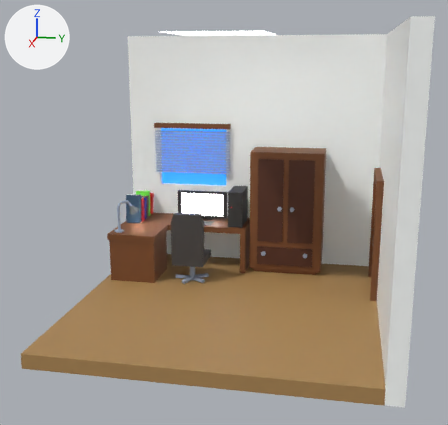
Two versions of the glTF model src/models/low_poly_room.glb, one commit apart.
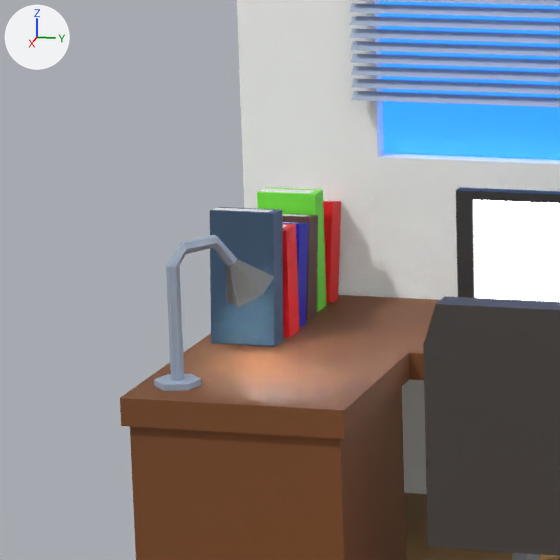
Old and new are each drawn whole from a 50 mm lens placed at (12.58, 2.57, 3.21), pointed at (0.05, 0.07, 0.08) and again close up on the part from 18% to 45% of the width and 35% to 63% of the height. The axes (+X, +Y, +Z) are drawn at upper left. The lights are the same throughout. Where no turn or scale is listed for an object, it has been applied to the vertices.

Before the edit, the objects in view are built like this:
```python
me_object_1 = bpy.data.meshes.new('Object_1')
me_object_1.from_pydata(...)  # 22 vertices, 26 faces; spans x -2.875..-2.734, y -2.857..-2.522, z 2.512..3.187
me_object_1.materials.append(mat_material_003)  # green #75e73d
me_object_4 = bpy.data.meshes.new('Object_4')
me_object_4.from_pydata(...)  # 18 vertices, 24 faces; spans x -1.555..-1.308, y -2.572..-2.325, z 2.901..3.139
me_object_4.materials.append(mat_material_016)  # grey #717171
me_object_8 = bpy.data.meshes.new('Object_8')
me_object_8.from_pydata([(-3.16, -3.08, 1.07), (3.14, -3.08, 1.07), (3.14, -3.08, 1.36), (-3.16, -3.08, 1.36), (3.14, 3.36, 1.07), (3.14, 3.36, 1.37), (-3.16, 3.36, 1.37)], [], [(0, 1, 2), (0, 2, 3), (1, 4, 5), (1, 5, 2), (3, 2, 5), (3, 5, 6)])
me_object_8.materials.append(mat_material_021)  # brown #a88351
ob_object_10 = bpy.data.objects.new('Object_10', me_object_8)
ob_object_10.location = (0.0, 0.0, -3.335)
ob_object_3 = bpy.data.objects.new('Object_3', me_object_1)
ob_object_3.location = (0.0, 0.0, -3.335)
ob_object_6 = bpy.data.objects.new('Object_6', me_object_4)
ob_object_6.location = (0.0, 0.0, -3.335)
# also in view: 'Object_19' at (-3.36, -1.4, 0.73); 'Object_2' at (-2.05, -2.69, -0.46); 'Object_11' at (-0.16, 0.3, 0.77); 'Object_9' at (-1.38, -1.01, -0.89); 'Object_15' at (-2.61, -2.69, -0.53)
```
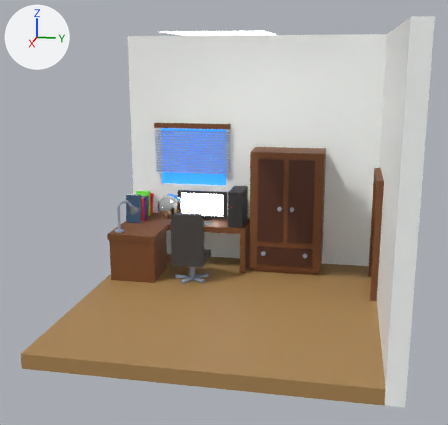
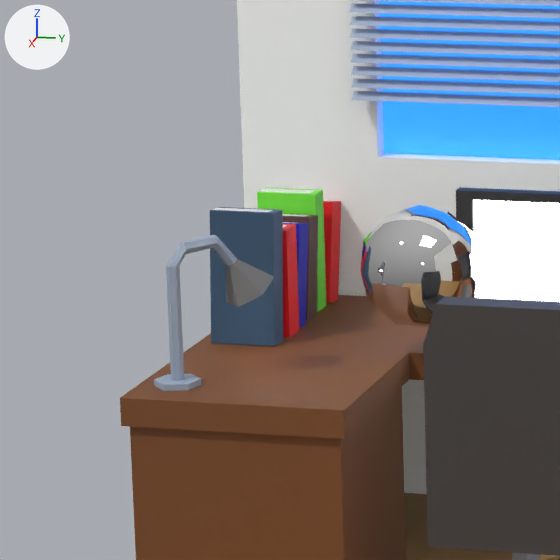
What the commit changed:
Material 'Material' (mat_material) is new.
Its base color is (0.8, 0.8, 0.8) (white #e7e7e7).
Its metallic is 1.0.
Its roughness is 0.0.
Mesh me_icosphere is new.
It is an icosphere of 80 faces spanning x -0.314..0.314, y -0.33..0.33, z -0.33..0.33.
It uses material mat_material (white #e7e7e7).
Object 'Icosphere' (ob_icosphere) is new; it shows me_icosphere.
Its location is (-1.987, -1.707, -0.344).

Boxes [x1, y1, x2, y2] around the edits, measured in the close-ups (560 x 560 px):
'Icosphere', added
    after: [360, 205, 482, 328]
